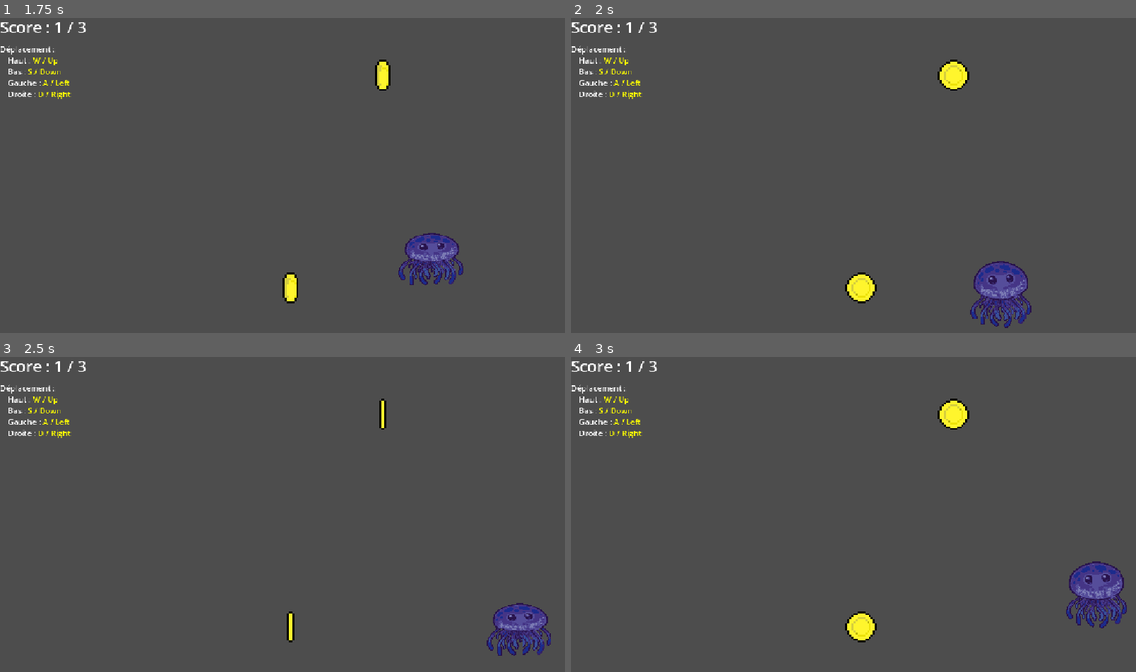
Above: before the commit, frames 1-4 (two rows, left to right).
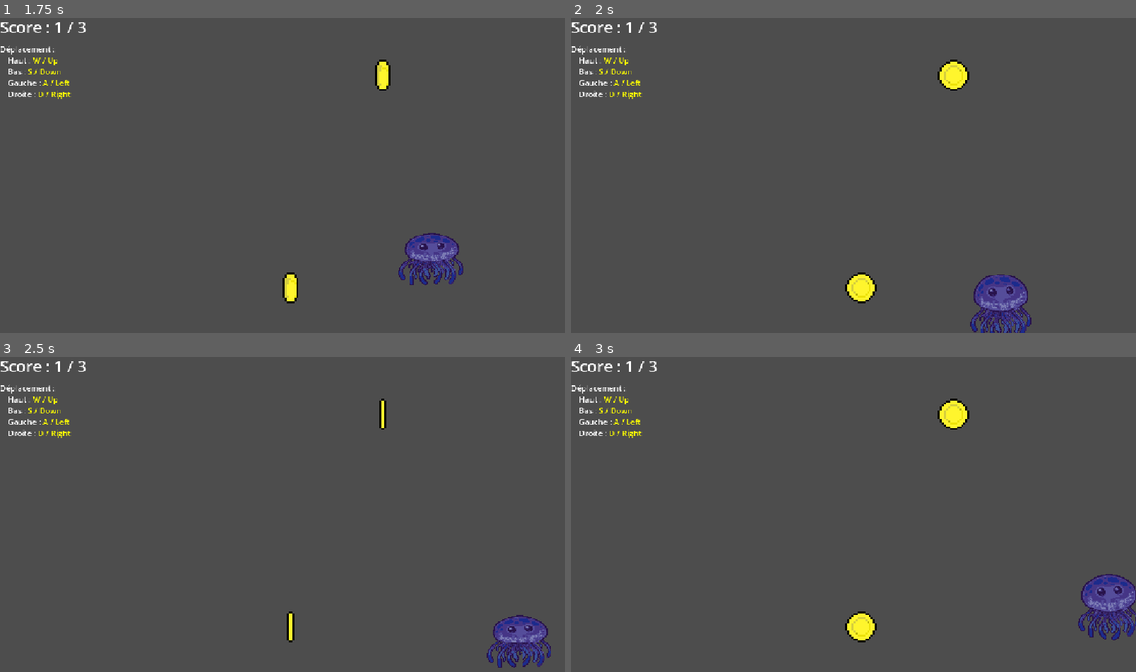
Above: after the commit, the same moments.

Repository: IAidenI/TestsGodot
Game: Godot game, scene res://main.tscn
The game is run twice, just before and just after one commit, with the same random seed, the same clock (stepped at 60 frames per second) and the same inputs.
Inputs:
- Up to frame 1 (1.75 s): tap Enter at 0.5 s; hold D (move_right) 0.53-1.28 s; hold S (move_down) from 1.28 s (still down)
- Up to frame 2 (2 s): keep holding S (move_down)
- Up to frame 3 (2.5 s): release S (move_down) at 2.03 s; hold D (move_right) from 2.03 s (still down)
- Up to frame 4 (3 s): release D (move_right) at 2.78 s; hold W (move_up) from 2.78 s (still down)

Frame 1 is identical in both runs. In frame 2, 1.6% of the frame differs, in the area x 70-82%, y 77-100%; in frame 3, 1.5%; in frame 4, 1.9%, in the area x 87-100%, y 64-90%.

Commit message:
feat: add comment

Diff:
--- a/main.tscn
+++ b/main.tscn
@@ -2,7 +2,7 @@
 
 [ext_resource type="Script" uid="uid://4mhgh4iu1xr5" path="res://main.gd" id="1_h2yge"]
 [ext_resource type="PackedScene" uid="uid://bhbkpsiusl0wv" path="res://player/player.tscn" id="1_ig7tw"]
-[ext_resource type="PackedScene" uid="uid://46glmb8vhu72" path="res://Coin/coin.tscn" id="2_0xm2m"]
+[ext_resource type="PackedScene" uid="uid://46glmb8vhu72" path="res://coin/coin.tscn" id="2_0xm2m"]
 
 [sub_resource type="WorldBoundaryShape2D" id="WorldBoundaryShape2D_h2yge"]
 normal = Vector2(0, 1)
@@ -38,7 +38,6 @@
 
 [node name="Player" parent="." unique_id=213820264 instance=ExtResource("1_ig7tw")]
 position = Vector2(152, 165)
-speed = null
 
 [node name="Coin" parent="." unique_id=1895724785 instance=ExtResource("2_0xm2m")]
 position = Vector2(934, 489)
--- a/player/player.gd
+++ b/player/player.gd
@@ -1,11 +1,13 @@
 class_name Player
 extends CharacterBody2D
 
-@export var speed: float = 400.0
+var speed: float = 400.0
 
+var h_movement: int = 0
+var v_movement: int = 0
 
 func _physics_process(_delta: float) -> void:
-	# Physique du déplacement
+	# Déplacement du joueur
 	var direction := Input.get_vector("move_left", "move_right", "move_up", "move_down")
 	velocity = direction * speed
 	move_and_slide()
--- a/player/player.tscn
+++ b/player/player.tscn
@@ -61,7 +61,7 @@
 }]
 
 [sub_resource type="CircleShape2D" id="CircleShape2D_g1dw6"]
-radius = 80.0
+radius = 55.00909
 
 [node name="Player" type="CharacterBody2D" unique_id=213820264]
 script = ExtResource("1_rkbax")
Not shown, changed: coin/coin_Sheet.png.import
